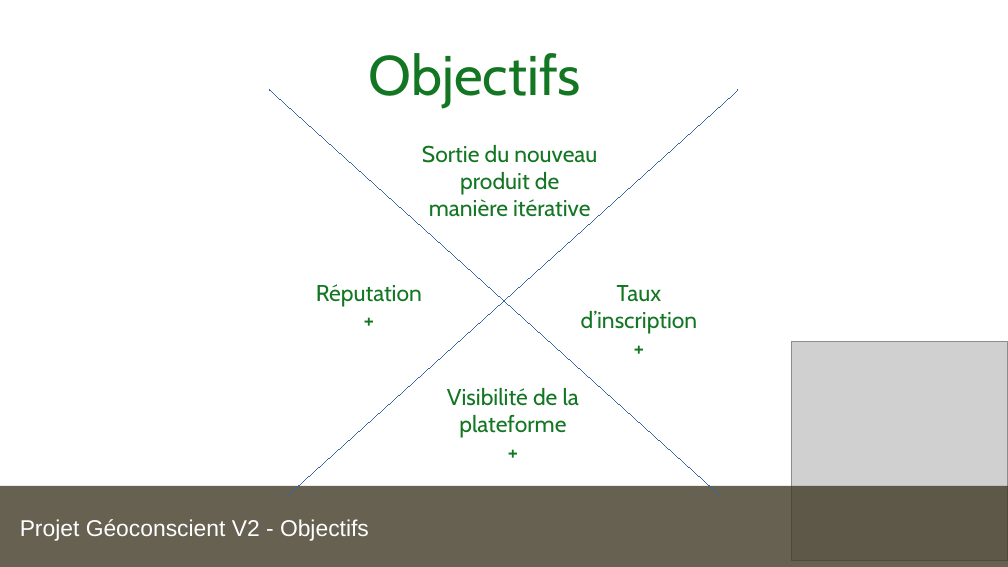
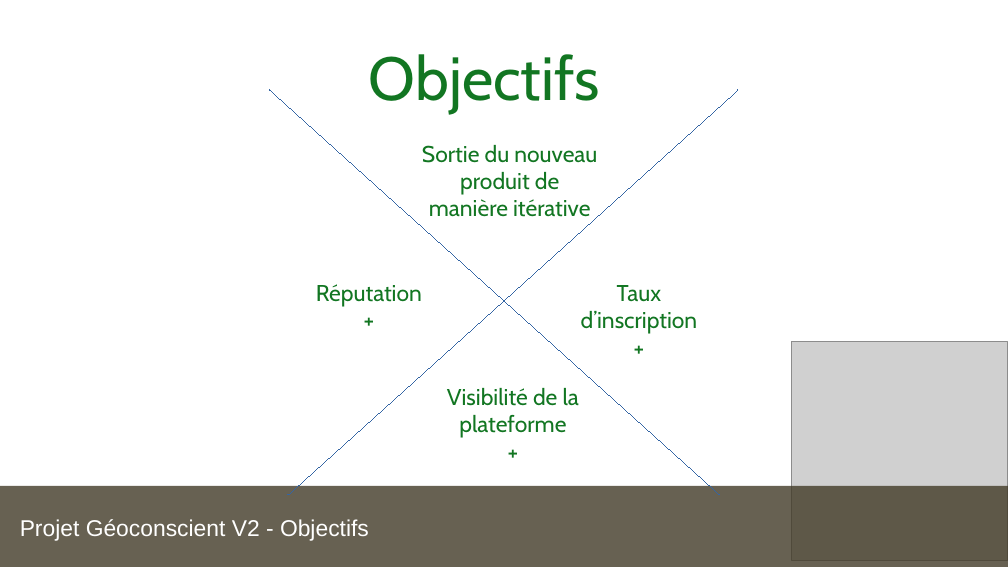
Before and after one commit to etcomment/OCR_f00sus_, a slide deck: slide 3 of presentation.odp. Drawn at 1008x567 pixels with LibreOffice and Linux fonts; fonts in the diff are those of the drawing; grey boxes stand for pictures. Boxes give left, top, right and bottom in pixels: in the first picture for what was removed or moved away, otherwise in the second. Text is boxed around its words. In the diff, an @@ line names an element or a change of style, - is before the commit and + after.

```diff
--- a/presentation.odp
+++ b/presentation.odp
@@ text "Objectifs" at [369, 54, 600, 114]: size 44 to 48 pt @@
```
Also in this commit, not shown: 6 other slides changed.
